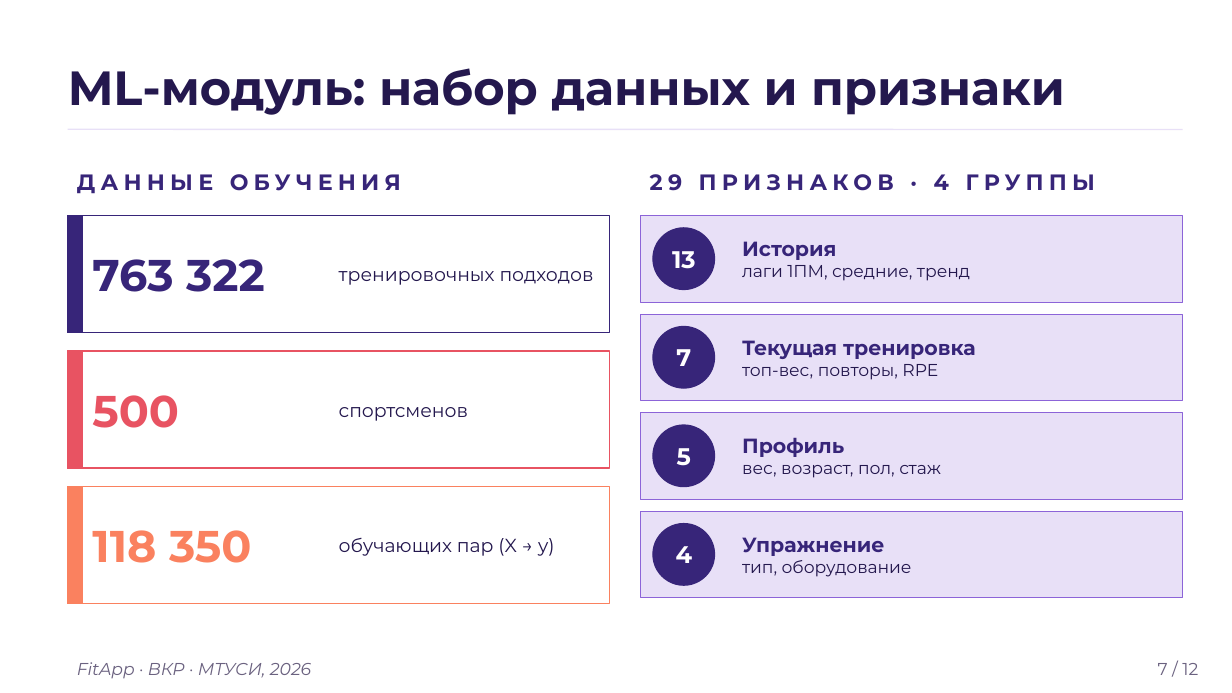
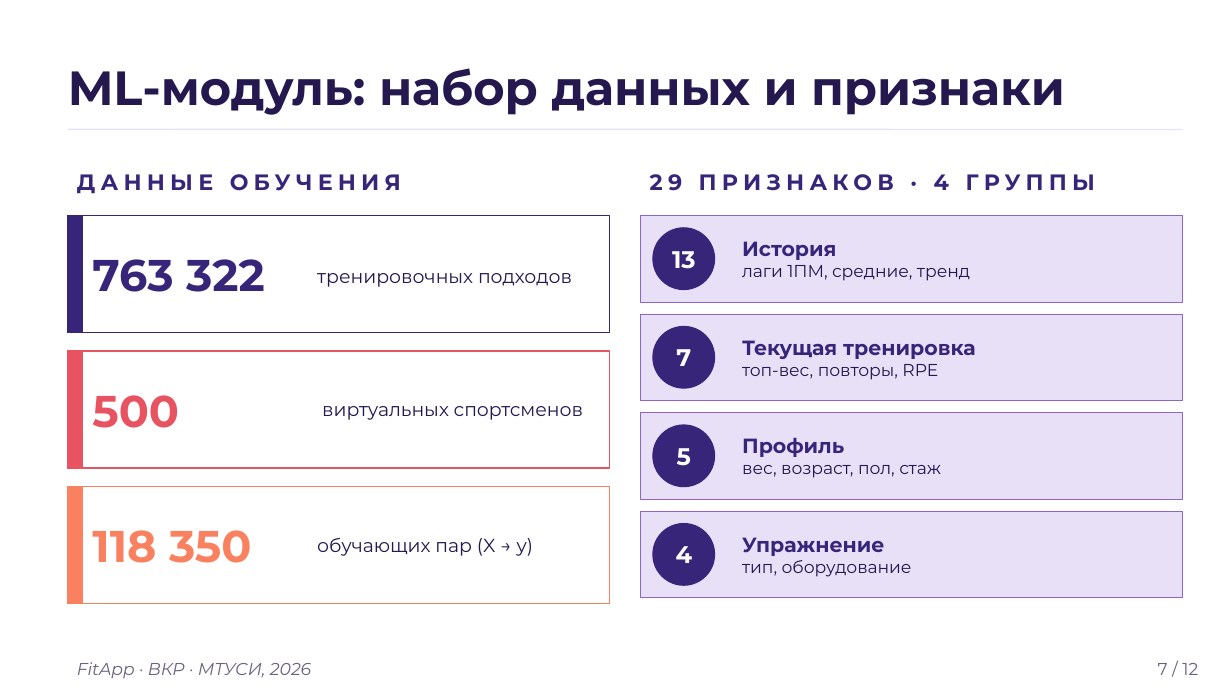
Before and after one commit to Gerasash/FitApp, a slide deck: slide 6 of VKR/presentation/ПРЕЗЕНТАШКА.pptx. Drawn at 1232x693 pixels with LibreOffice and Linux fonts; fonts in the diff are those of the drawing; background and template pictures are left out. Boxes give left, top, right and bottom in pixels: in the first picture for what was removed or moved away, otherwise in the second. Text is boxed around its words. In the diff, an @@ line names an element or a change of style, - is before the commit and + after.

```diff
--- a/VKR/presentation/ПРЕЗЕНТАШКА.pptx
+++ b/VKR/presentation/ПРЕЗЕНТАШКА.pptx
@@ text "тренировочных подходов": place and size @@
-text "тренировочных подходов" at [339, 271, 594, 285]
+text "тренировочных подходов" at [317, 273, 572, 287]
@@ text at [322, 406, 583, 420]: text changed @@
-спортсменов
+виртуальных спортсменов
@@ text "обучающих пар (X → y)": place and size @@
-text "обучающих пар (X → y)" at [339, 538, 554, 556]
+text "обучающих пар (X → y)" at [317, 537, 533, 556]
```
Also in this commit, not shown: 23 other files.
